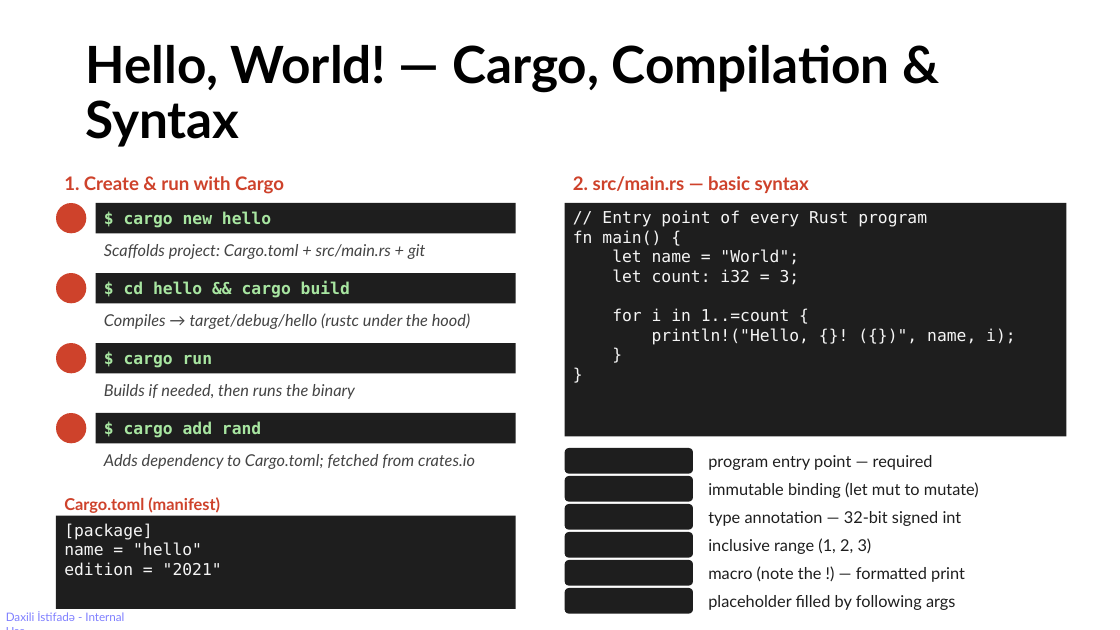
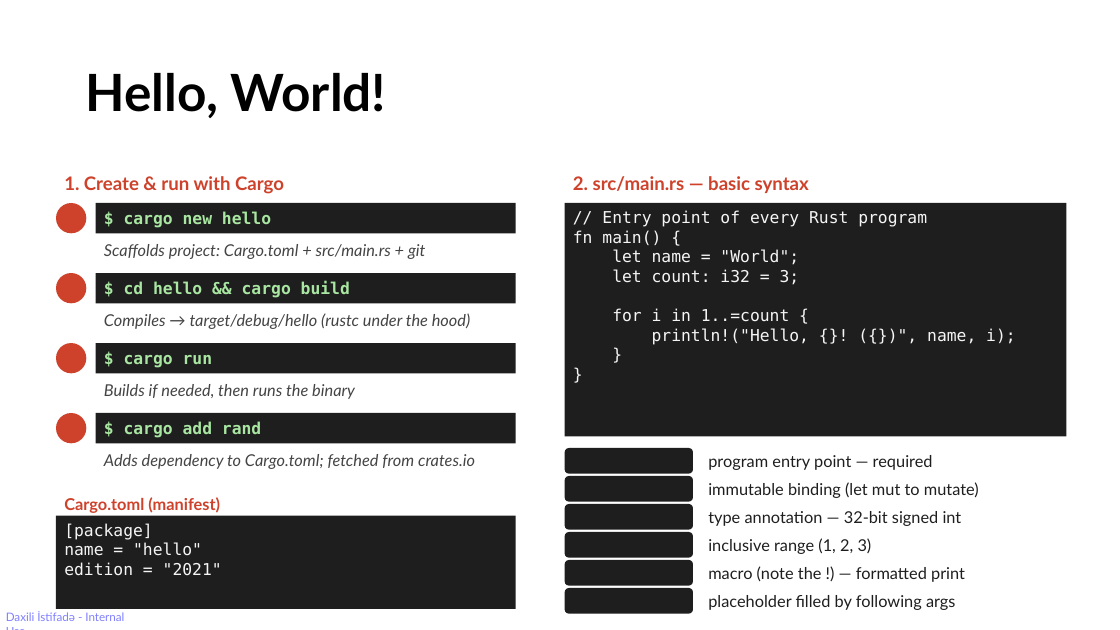
Before and after one commit to rahimahmedov/rust_vs_cpp, a slide deck: slide 4 of rust_friday_session.pptx (slide 3 before the commit). Drawn at 1120x630 pixels with LibreOffice and Linux fonts; fonts in the diff are those of the drawing. Boxes give left, top, right and bottom in pixels: in the first picture for what was removed or moved away, otherwise in the second. Text is boxed around its words. In the diff, an @@ line names an element or a change of style, - is before the commit and + after.

Commit message:
pptx update

```diff
--- a/rust_friday_session.pptx
+++ b/rust_friday_session.pptx
@@ title at (85,73,387,118): text changed @@
-Hello, World! — Cargo, Compilation & Syntax
+Hello, World!
```
Also in this commit, not shown: 6 slides added.
